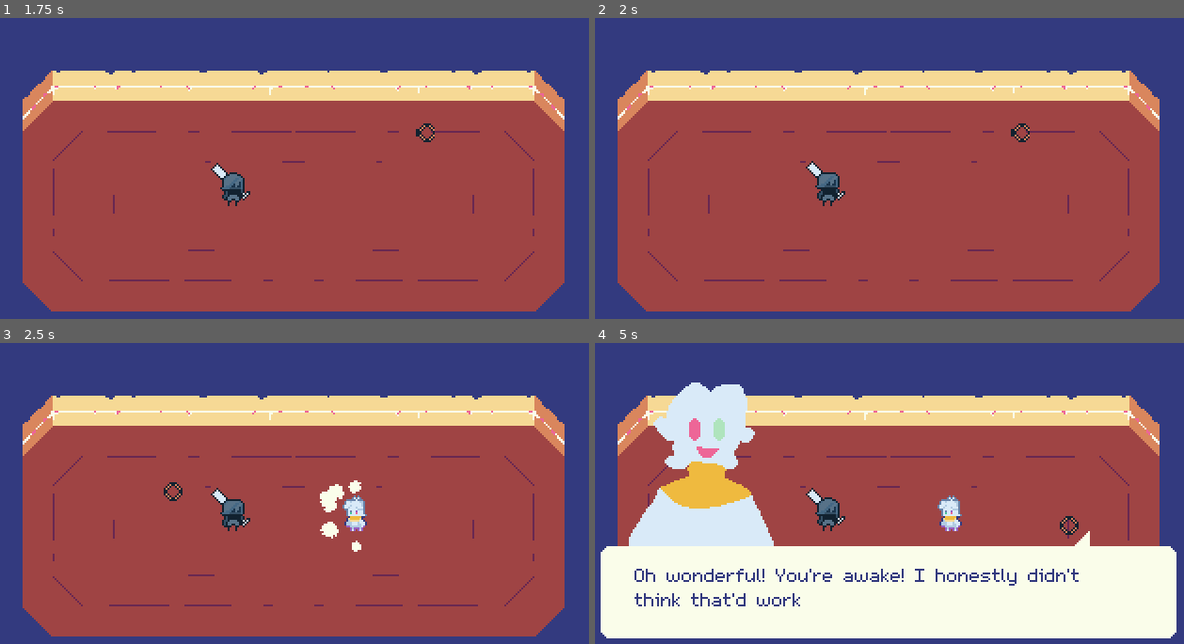
Above: before the commit, frames 1-4 (two rows, left to right).
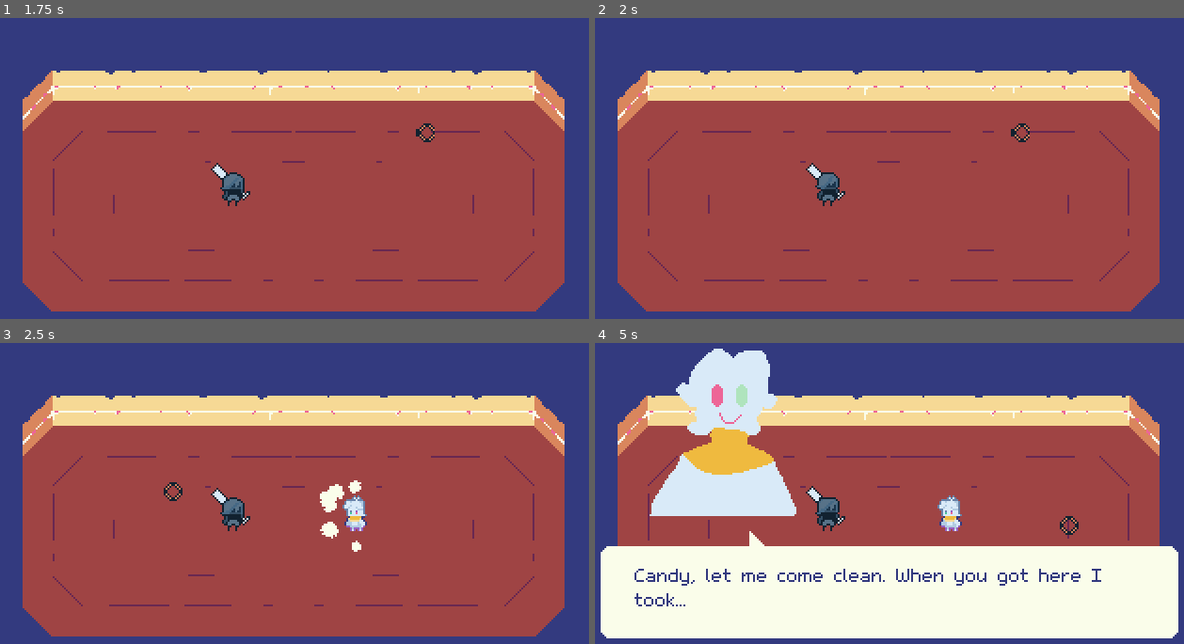
Above: after the commit, the same moments.

Repository: studio-starlight/brackeys-26-1
Game: Godot game, scene res://Scenes/Levels/main_menu.tscn
Same seed, same stepped clock (60 frames per second), same inputs: the game is played once before the commit and once after it.
Inputs (mouse positions are in pixels of both pictures, inside the frame that each line leads up to):
- Up to frame 1 (1.75 s): click "Play" at 0.5 s; move the mouse to (424, 132) at 1.27 s; press the mouse at (424, 132) at 1.28 s; hold D (right) from 1.28 s (still down)
- Up to frame 2 (2 s): keep holding D (right)
- Up to frame 3 (2.5 s): move the mouse to (170, 490) at 2.02 s; release D (right) at 2.03 s; release the mouse at (170, 490) at 2.03 s; hold S (down) from 2.03 s (still down); click (170, 490) at 2.1 s
- Up to frame 4 (5 s): move the mouse to (948, 400) at 2.77 s; release S (down) at 2.78 s; press the mouse at (948, 400) at 2.78 s; hold D (right) 2.78-3.53 s; move the mouse to (860, 541) at 3.52 s; release the mouse at (860, 541) at 3.53 s; hold W (up) 3.53-4.28 s; click (860, 541) at 3.6 s; move the mouse to (1072, 526) at 4.27 s; press the mouse at (1072, 526) at 4.28 s; hold A (left) from 4.28 s (still down); tap Q (cancel) at 4.9 s

Frame 1 is identical in both runs. In frame 2, 0.1% of the frame differs, in the area x 35-42%, y 47-57%; in frame 3, less than 0.1%; in frame 4, 11%, in the area x 5-100%, y 1-99%.

Commit message:
Cutscenes, always cutscens, too many

Diff:
--- a/Resources/Cutscene/CutsceneTextData.gd
+++ b/Resources/Cutscene/CutsceneTextData.gd
@@ -11,3 +11,5 @@
 @export var text_volume_db: int
 @export var text_volume_pitch_min: float = 0.85
 @export var text_volume_pitch_max: float = 1.15
+
+@export var skippable : bool = true
--- /dev/null
+++ b/Scenes/Levels/ending.tscn
@@ -0,0 +1,92 @@
+[gd_scene format=3 uid="uid://rrb7pym67kro"]
+
+[ext_resource type="Script" uid="uid://d1g2yjeagpwlj" path="res://Scripts/Systems/ending.gd" id="1_bfbvn"]
+[ext_resource type="Texture2D" uid="uid://b5lkg0wxhgb04" path="res://Graphics/User Interface/sprite_blue.png" id="2_iaai7"]
+[ext_resource type="Theme" uid="uid://ba3ofuhdx02cr" path="res://Resources/Themes/main_theme.tres" id="3_rwivm"]
+
+[sub_resource type="Animation" id="Animation_c1jus"]
+length = 0.001
+tracks/0/type = "value"
+tracks/0/imported = false
+tracks/0/enabled = true
+tracks/0/path = NodePath("Label:visible")
+tracks/0/interp = 1
+tracks/0/loop_wrap = true
+tracks/0/keys = {
+"times": PackedFloat32Array(0),
+"transitions": PackedFloat32Array(1),
+"update": 1,
+"values": [false]
+}
+tracks/1/type = "value"
+tracks/1/imported = false
+tracks/1/enabled = true
+tracks/1/path = NodePath("Label:text")
+tracks/1/interp = 1
+tracks/1/loop_wrap = true
+tracks/1/keys = {
+"times": PackedFloat32Array(0),
+"transitions": PackedFloat32Array(1),
+"update": 1,
+"values": ["A Game By
+Starvalight"]
+}
+
+[sub_resource type="Animation" id="Animation_03fdi"]
+resource_name = "ending"
+length = 15.0
+step = 0.1
+tracks/0/type = "value"
+tracks/0/imported = false
+tracks/0/enabled = true
+tracks/0/path = NodePath("Label:visible")
+tracks/0/interp = 1
+tracks/0/loop_wrap = true
+tracks/0/keys = {
+"times": PackedFloat32Array(0, 5, 8, 10, 13),
+"transitions": PackedFloat32Array(1, 1, 1, 1, 1),
+"update": 1,
+"values": [false, true, false, true, false]
+}
+tracks/1/type = "value"
+tracks/1/imported = false
+tracks/1/enabled = true
+tracks/1/path = NodePath("Label:text")
+tracks/1/interp = 1
+tracks/1/loop_wrap = true
+tracks/1/keys = {
+"times": PackedFloat32Array(5, 10),
+"transitions": PackedFloat32Array(1, 1),
+"update": 1,
+"values": ["A Game By
+Starvalight", "Thanks for
+Playing!"]
+}
+
+[sub_resource type="AnimationLibrary" id="AnimationLibrary_yg1g5"]
+_data = {
+&"RESET": SubResource("Animation_c1jus"),
+&"ending": SubResource("Animation_03fdi")
+}
+
+[node name="Ending" type="Node2D" unique_id=280771546]
+script = ExtResource("1_bfbvn")
+
+[node name="AnimationPlayer" type="AnimationPlayer" parent="." unique_id=370751292]
+libraries/ = SubResource("AnimationLibrary_yg1g5")
+autoplay = &"ending"
+
+[node name="Sprite2D" type="Sprite2D" parent="." unique_id=1790896214]
+texture = ExtResource("2_iaai7")
+centered = false
+
+[node name="Label" type="RichTextLabel" parent="." unique_id=3037499]
+visible = false
+offset_top = -8.0
+offset_right = 320.0
+offset_bottom = 176.0
+theme = ExtResource("3_rwivm")
+text = "A Game By
+Starvalight"
+horizontal_alignment = 1
+vertical_alignment = 1
--- a/Scenes/Levels/game.tscn
+++ b/Scenes/Levels/game.tscn
@@ -13,18 +13,22 @@
 [ext_resource type="Script" uid="uid://dg44yqyt36m2x" path="res://Resources/Cutscene/CutsceneTextData.gd" id="7_xdwyp"]
 [ext_resource type="Texture2D" uid="uid://bhy3i0vrdtydc" path="res://Graphics/User Interface/sprite_textbox.png" id="8_dw2ve"]
 [ext_resource type="Texture2D" uid="uid://ibveqrn4nbsu" path="res://Graphics/User Interface/sprite_talking.png" id="8_t7urq"]
+[ext_resource type="Texture2D" uid="uid://62hbtibpyqmb" path="res://Graphics/Talking/sprite_cane_talking_happy.png" id="9_2j1fn"]
 [ext_resource type="FontFile" uid="uid://45p1fy2s4urb" path="res://Graphics/Fonts/m5x7.ttf" id="9_8u2a7"]
 [ext_resource type="AudioStream" uid="uid://ehdpp6r3prkq" path="res://Audio/Sounds/sound_enemy_defeated.wav" id="10_i0w65"]
 [ext_resource type="Script" uid="uid://ddkoy6vp3mmqo" path="res://Scripts/Systems/hud.gd" id="10_q2try"]
 [ext_resource type="AudioStream" uid="uid://lutgg5ejxcum" path="res://Audio/Sounds/sound_dialogue.wav" id="10_qmmh8"]
 [ext_resource type="Texture2D" uid="uid://cmc84m685p481" path="res://Graphics/Characters/sprite_cane.png" id="10_rar5s"]
+[ext_resource type="Texture2D" uid="uid://bfo61lf2ijky1" path="res://Graphics/Talking/sprite_cane_talking_normal.png" id="10_y13qf"]
 [ext_resource type="Texture2D" uid="uid://d3xk3xsbdey3q" path="res://Graphics/Effects/sprite_bullet.png" id="11_i0w65"]
+[ext_resource type="Texture2D" uid="uid://mn2xkie57p5k" path="res://Graphics/Talking/sprite_cane_talking_nervous.png" id="11_p2x0k"]
 [ext_resource type="Texture2D" uid="uid://vlvfe3oe2u8p" path="res://Graphics/Enviornments/sprite_background.png" id="11_xdwyp"]
 [ext_resource type="PackedScene" uid="uid://btm63jdl3vwm6" path="res://Scenes/Objects/enemy_shooter.tscn" id="12_3jpjc"]
 [ext_resource type="Script" uid="uid://bar5ud07elybb" path="res://Scripts/Systems/pause_manager.gd" id="13_8u2a7"]
 [ext_resource type="Texture2D" uid="uid://cx4u4kpk7j5jl" path="res://Graphics/User Interface/sprite_pausebox.png" id="14_e8oij"]
 [ext_resource type="PackedScene" uid="uid://dhnfed0gjaehd" path="res://Scenes/Objects/enemy_charger.tscn" id="14_x1q52"]
 [ext_resource type="Theme" uid="uid://ba3ofuhdx02cr" path="res://Resources/Themes/main_theme.tres" id="15_gqwak"]
+[ext_resource type="Texture2D" uid="uid://d4bbfp6blyq54" path="res://Graphics/Talking/sprite_cane_talking_blush.png" id="15_y13qf"]
 [ext_resource type="Script" uid="uid://85pv8b7m5k0s" path="res://Scenes/Systems/upgrade_manager.gd" id="24_rar5s"]
 [ext_resource type="Script" uid="uid://cjjqrbvu6qkhv" path="res://Resources/Upgrades/upgrade_data.gd" id="26_cppk6"]
 [ext_resource type="Script" uid="uid://qa1djvfk32rq" path="res://Resources/Upgrades/attack_upgrade.gd" id="27_17vb1"]
@@ -33,6 +37,110 @@
 [ext_resource type="Script" uid="uid://bwlmktm7xm282" path="res://Scripts/Objects/upgrade_button.gd" id="30_17vb1"]
 [ext_resource type="Script" uid="uid://udfwxfwafxty" path="res://Scripts/Systems/bat_cuscene_event.gd" id="31_kv0vm"]
 
+[sub_resource type="Resource" id="Resource_m78ch"]
+script = ExtResource("7_ht0kt")
+animation_name = "beginning"
+hide_dialogue_box = true
+wait_for_animation_finished = true
+metadata/_custom_type_script = "uid://csb4hvs2xwugx"
+
+[sub_resource type="Resource" id="Resource_h61fh"]
+script = ExtResource("7_ht0kt")
+animation_name = "cane_poof_enter"
+hide_dialogue_box = true
+wait_for_animation_finished = true
+metadata/_custom_type_script = "uid://csb4hvs2xwugx"
+
+[sub_resource type="Resource" id="Resource_053me"]
+script = ExtResource("7_xdwyp")
+speaker_img = ExtResource("8_t7urq")
+speaker_img_Hframes = 2
+speaker_img_rest_frame = 1
+text = "Candy, let me come clean. When you got here I took..."
+metadata/_custom_type_script = "uid://dg44yqyt36m2x"
+
+[sub_resource type="Resource" id="Resource_11nt7"]
+script = ExtResource("7_xdwyp")
+speaker_img = ExtResource("8_t7urq")
+speaker_img_Hframes = 2
+speaker_img_rest_frame = 1
+text = "..."
+metadata/_custom_type_script = "uid://dg44yqyt36m2x"
+
+[sub_resource type="Resource" id="Resource_bhj4t"]
+script = ExtResource("7_xdwyp")
+speaker_img = ExtResource("8_t7urq")
+speaker_img_Hframes = 2
+speaker_img_rest_frame = 1
+text = "Where did you get that?"
+metadata/_custom_type_script = "uid://dg44yqyt36m2x"
+
+[sub_resource type="Resource" id="Resource_7ifkr"]
+script = ExtResource("7_xdwyp")
+speaker_img = ExtResource("8_t7urq")
+speaker_img_Hframes = 2
+speaker_img_rest_frame = 1
+text = "Candy?"
+metadata/_custom_type_script = "uid://dg44yqyt36m2x"
+
+[sub_resource type="Resource" id="Resource_kxnk1"]
+script = ExtResource("7_ht0kt")
+animation_name = "candy_get_closer"
+hide_dialogue_box = true
+wait_for_animation_finished = true
+metadata/_custom_type_script = "uid://csb4hvs2xwugx"
+
+[sub_resource type="Resource" id="Resource_ibw16"]
+script = ExtResource("7_xdwyp")
+speaker_img = ExtResource("8_t7urq")
+speaker_img_Hframes = 2
+speaker_img_rest_frame = 1
+text = "Candy, you're getting too close..."
+metadata/_custom_type_script = "uid://dg44yqyt36m2x"
+
+[sub_resource type="Resource" id="Resource_dejn0"]
+script = ExtResource("7_xdwyp")
+speaker_img = ExtResource("8_t7urq")
+speaker_img_Hframes = 2
+speaker_img_rest_frame = 1
+text = "Candy, I'm feeling it again. Just like before..."
+metadata/_custom_type_script = "uid://dg44yqyt36m2x"
+
+[sub_resource type="Resource" id="Resource_4q5q3"]
+script = ExtResource("7_xdwyp")
+speaker_img = ExtResource("8_t7urq")
+speaker_img_Hframes = 2
+speaker_img_rest_frame = 1
+text = "My heart racing..."
+metadata/_custom_type_script = "uid://dg44yqyt36m2x"
+
+[sub_resource type="Resource" id="Resource_wbsfb"]
+script = ExtResource("7_xdwyp")
+speaker_img = ExtResource("8_t7urq")
+speaker_img_Hframes = 2
+speaker_img_rest_frame = 1
+text = "Candy, this feeling. It must be!"
+metadata/_custom_type_script = "uid://dg44yqyt36m2x"
+
+[sub_resource type="Resource" id="Resource_2gwb5"]
+script = ExtResource("7_ht0kt")
+animation_name = "final"
+metadata/_custom_type_script = "uid://csb4hvs2xwugx"
+
+[sub_resource type="Resource" id="Resource_t8jm3"]
+script = ExtResource("7_xdwyp")
+speaker_img = ExtResource("8_t7urq")
+speaker_img_Hframes = 2
+speaker_img_rest_frame = 1
+text = "It must be lo-"
+skippable = false
+metadata/_custom_type_script = "uid://dg44yqyt36m2x"
+
+[sub_resource type="Resource" id="Resource_k8seg"]
+script = ExtResource("3_q2try")
+cutscene_data = Array[ExtResource("3_c11q5")]([SubResource("Resource_m78ch"), SubResource("Resource_h61fh"), SubResource("Resource_053me"), SubResource("Resource_11nt7"), SubResource("Resource_bhj4t"), SubResource("Resource_7ifkr"), SubResource("Resource_kxnk1"), SubResource("Resource_ibw16"), SubResource("Resource_dejn0"), SubResource("Resource_4q5q3"), SubResource("Resource_wbsfb"), SubResource("Resource_2gwb5"), SubResource("Resource_t8jm3")])
+metadata/_custom_type_script = "uid://vd74rdt82yon"
+
 [sub_resource type="Resource" id="Resource_rfqhp"]
 script = ExtResource("7_ht0kt")
 animation_name = "beginning"
@@ -49,87 +157,67 @@
 
 [sub_resource type="Resource" id="Resource_ahqd5"]
 script = ExtResource("7_xdwyp")
-speaker_img = ExtResource("8_t7urq")
-speaker_img_Hframes = 2
+speaker_img = ExtResource("9_2j1fn")
 text = "Oh wonderful! You're awake! I honestly didn't think that'd work"
 metadata/_custom_type_script = "uid://dg44yqyt36m2x"
 
 [sub_resource type="Resource" id="Resource_dw2ve"]
 script = ExtResource("7_xdwyp")
-speaker_img = ExtResource("8_t7urq")
-speaker_img_Hframes = 2
+speaker_img = ExtResource("10_y13qf")
 text = "Greetings, my name is Cane. "
 metadata/_custom_type_script = "uid://dg44yqyt36m2x"
 
 [sub_resource type="Resource" id="Resource_2j1fn"]
 script = ExtResource("7_xdwyp")
-speaker_img = ExtResource("8_t7urq")
-speaker_img_Hframes = 2
-speaker_img_rest_frame = 1
+speaker_img = ExtResource("10_y13qf")
 text = "You may recognize my face but we've never been able to talk haven't we?"
 metadata/_custom_type_script = "uid://dg44yqyt36m2x"
 
 [sub_resource type="Resource" id="Resource_y13qf"]
 script = ExtResource("7_xdwyp")
-speaker_img = ExtResource("8_t7urq")
-speaker_img_Hframes = 2
-speaker_img_rest_frame = 1
+speaker_img = ExtResource("10_y13qf")
 text = "I've wanted to know for quite a while now but, what is your name?"
 metadata/_custom_type_script = "uid://dg44yqyt36m2x"
 
 [sub_resource type="Resource" id="Resource_p2x0k"]
 script = ExtResource("7_xdwyp")
-speaker_img = ExtResource("8_t7urq")
-speaker_img_Hframes = 2
-speaker_img_rest_frame = 1
+speaker_img = ExtResource("9_2j1fn")
 text = "... Candy? What a lovely name!"
 metadata/_custom_type_script = "uid://dg44yqyt36m2x"
 
 [sub_resource type="Resource" id="Resource_b2sh1"]
 script = ExtResource("7_xdwyp")
-speaker_img = ExtResource("8_t7urq")
-speaker_img_Hframes = 2
-speaker_img_rest_frame = 1
+speaker_img = ExtResource("10_y13qf")
 text = "I know you must be confused, but simply know that all I seek is to help you."
 metadata/_custom_type_script = "uid://dg44yqyt36m2x"
 
 [sub_resource type="Resource" id="Resource_bpyde"]
 script = ExtResource("7_xdwyp")
-speaker_img = ExtResource("8_t7urq")
-speaker_img_Hframes = 2
-speaker_img_rest_frame = 1
+speaker_img = ExtResource("11_p2x0k")
 text = "I know you are struggling right now..."
 metadata/_custom_type_script = "uid://dg44yqyt36m2x"
 
 [sub_resource type="Resource" id="Resource_1qpl0"]
 script = ExtResource("7_xdwyp")
-speaker_img = ExtResource("8_t7urq")
-speaker_img_Hframes = 2
-speaker_img_rest_frame = 1
+speaker_img = ExtResource("9_2j1fn")
 text = "So I hope to take some of the burden of your shoulders by providing a way for you to have fun!"
 metadata/_custom_type_script = "uid://dg44yqyt36m2x"
 
 [sub_resource type="Resource" id="Resource_t61ei"]
 script = ExtResource("7_xdwyp")
-speaker_img = ExtResource("8_t7urq")
-speaker_img_Hframes = 2
-speaker_img_rest_frame = 1
-text = "Candy! This arena was constructed just for you, a simple place where you can have fun with everyone."
+speaker_img = ExtResource("10_y13qf")
+text = "Candy! This arena was constructed just for you, a simple place where you can have fun."
 metadata/_custom_type_script = "uid://dg44yqyt36m2x"
 
 [sub_resource type="Resource" id="Resource_wmjq7"]
 script = ExtResource("7_xdwyp")
-speaker_img = ExtResource("8_t7urq")
-speaker_img_Hframes = 2
-speaker_img_rest_frame = 1
+speaker_img = ExtResource("10_y13qf")
 text = "So, won't you play? "
 metadata/_custom_type_script = "uid://dg44yqyt36m2x"
 
 [sub_resource type="Resource" id="Resource_2m0yh"]
 script = ExtResource("7_xdwyp")
-speaker_img = ExtResource("8_t7urq")
-speaker_img_Hframes = 2
-speaker_img_rest_frame = 1
+speaker_img = ExtResource("9_2j1fn")
 text = "... Excellent! Now, let's begin!"
 metadata/_custom_type_script = "uid://dg44yqyt36m2x"
 
@@ -782,97 +870,6 @@
 [sub_resource type="Resource" id="Resource_gjmp0"]
 script = ExtResource("3_q2try")
 cutscene_data = Array[ExtResource("3_c11q5")]([SubResource("Resource_0k771"), SubResource("Resource_qu0oq"), SubResourc …(207 unchanged characters)…
-metadata/_custom_type_script = "uid://vd74rdt82yon"
-
-[sub_resource type="Resource" id="Resource_m78ch"]
-script = ExtResource("7_ht0kt")
-animation_name = "beginning"
-hide_dialogue_box = true
-wait_for_animation_finished = true
-metadata/_custom_type_script = "uid://csb4hvs2xwugx"
-
-[sub_resource type="Resource" id="Resource_h61fh"]
-script = ExtResource("7_ht0kt")
-animation_name = "cane_poof_enter"
-hide_dialogue_box = true
-wait_for_animation_finished = true
-metadata/_custom_type_script = "uid://csb4hvs2xwugx"
-
-[sub_resource type="Resource" id="Resource_053me"]
-script = ExtResource("7_xdwyp")
-speaker_img = ExtResource("8_t7urq")
-speaker_img_Hframes = 2
-speaker_img_rest_frame = 1
-text = "Candy, let me come clean. When you got here I took..."
-metadata/_custom_type_script = "uid://dg44yqyt36m2x"
-
-[sub_resource type="Resource" id="Resource_11nt7"]
-script = ExtResource("7_xdwyp")
-speaker_img = ExtResource("8_t7urq")
-speaker_img_Hframes = 2
-speaker_img_rest_frame = 1
-text = "..."
-metadata/_custom_type_script = "uid://dg44yqyt36m2x"
-
-[sub_resource type="Resource" id="Resource_bhj4t"]
-script = ExtResource("7_xdwyp")
-speaker_img = ExtResource("8_t7urq")
-speaker_img_Hframes = 2
-speaker_img_rest_frame = 1
-text = "Where did you get that?"
-metadata/_custom_type_script = "uid://dg44yqyt36m2x"
-
-[sub_resource type="Resource" id="Resource_7ifkr"]
-script = ExtResource("7_xdwyp")
-speaker_img = ExtResource("8_t7urq")
-speaker_img_Hframes = 2
-speaker_img_rest_frame = 1
-text = "Candy?"
-metadata/_custom_type_script = "uid://dg44yqyt36m2x"
-
-[sub_resource type="Resource" id="Resource_ibw16"]
-script = ExtResource("7_xdwyp")
-speaker_img = ExtResource("8_t7urq")
-speaker_img_Hframes = 2
-speaker_img_rest_frame = 1
-text = "Candy, you're getting too close..."
-metadata/_custom_type_script = "uid://dg44yqyt36m2x"
-
-[sub_resource type="Resource" id="Resource_dejn0"]
-script = ExtResource("7_xdwyp")
-speaker_img = ExtResource("8_t7urq")
-speaker_img_Hframes = 2
-speaker_img_rest_frame = 1
-text = "Candy, I'm feeling it again. Just like before..."
-metadata/_custom_type_script = "uid://dg44yqyt36m2x"
-
-[sub_resource type="Resource" id="Resource_4q5q3"]
-script = ExtResource("7_xdwyp")
-speaker_img = ExtResource("8_t7urq")
-speaker_img_Hframes = 2
-speaker_img_rest_frame = 1
-text = "My heart racing..."
-metadata/_custom_type_script = "uid://dg44yqyt36m2x"
-
-[sub_resource type="Resource" id="Resource_wbsfb"]
-script = ExtResource("7_xdwyp")
-speaker_img = ExtResource("8_t7urq")
-speaker_img_Hframes = 2
-speaker_img_rest_frame = 1
-text = "Candy, this feeling. It must be!"
-metadata/_custom_type_script = "uid://dg44yqyt36m2x"
-
-[sub_resource type="Resource" id="Resource_t8jm3"]
-script = ExtResource("7_xdwyp")
-speaker_img = ExtResource("8_t7urq")
-speaker_img_Hframes = 2
-speaker_img_rest_frame = 1
-text = "It must be lo-"
-metadata/_custom_type_script = "uid://dg44yqyt36m2x"
-
-[sub_resource type="Resource" id="Resource_k8seg"]
-script = ExtResource("3_q2try")
-cutscene_data = Array[ExtResource("3_c11q5")]([SubResource("Resource_m78ch"), SubResource("Resource_h61fh"), SubResource("Resource_053me"), SubResource("Resource_11nt7"), SubResource("Resource_bhj4t"), SubResource("Resource_7ifkr"), SubResource("Resource_ibw16"), SubResource("Resource_dejn0"), SubResource("Resource_4q5q3"), SubResource("Resource_wbsfb"), SubResource("Resource_t8jm3")])
 metadata/_custom_type_script = "uid://vd74rdt82yon"
 
 [sub_resource type="Animation" id="Animation_l1e6r"]
@@ -901,6 +898,30 @@
 "update": 1,
 "values": [false]
 }
+tracks/2/type = "value"
+tracks/2/imported = false
+tracks/2/enabled = true
+tracks/2/path = NodePath("../Player:position")
+tracks/2/interp = 1
+tracks/2/loop_wrap = true
+tracks/2/keys = {
+"times": PackedFloat32Array(0),
+"transitions": PackedFloat32Array(1),
+"update": 0,
+"values": [Vector2(128, 120)]
+}
+tracks/3/type = "value"
+tracks/3/imported = false
+tracks/3/enabled = true
+tracks/3/path = NodePath("CaneSprite:position")
+tracks/3/interp = 1
+tracks/3/loop_wrap = true
+tracks/3/keys = {
+"times": PackedFloat32Array(0),
+"transitions": PackedFloat32Array(1),
+"update": 0,
+"values": [Vector2(192, 120)]
+}
 
 [sub_resource type="Animation" id="Animation_cppk6"]
 resource_name = "beginning"
@@ -917,6 +938,52 @@
 "values": [false]
 }
 
+[sub_resource type="Animation" id="Animation_b2sh1"]
+resource_name = "candy_get_closer"
+length = 2.0
+step = 0.1
+tracks/0/type = "value"
+tracks/0/imported = false
+tracks/0/enabled = true
+tracks/0/path = NodePath("../Player:position")
+tracks/0/interp = 1
+tracks/0/loop_wrap = true
+tracks/0/keys = {
+"times": PackedFloat32Array(0, 2),
+"transitions": PackedFloat32Array(1, 1),
+"update": 0,
+"values": [Vector2(128, 120), Vector2(184, 120)]
+}
+tracks/1/type = "value"
+tracks/1/imported = false
+tracks/1/enabled = true
+tracks/1/path = NodePath("CaneSprite:position")
+tracks/1/interp = 1
+tracks/1/loop_wrap = true
+tracks/1/keys = {
+"times": PackedFloat32Array(0, 2),
+"transitions": PackedFloat32Array(1, 1),
+"update": 0,
+"values": [Vector2(192, 120), Vector2(208, 120)]
+}
+tracks/2/type = "method"
+tracks/2/imported = false
+tracks/2/enabled = true
+tracks/2/path = NodePath("../Player")
+tracks/2/interp = 1
+tracks/2/loop_wrap = true
+tracks/2/keys = {
+"times": PackedFloat32Array(0, 2),
+"transitions": PackedFloat32Array(1, 1),
+"values": [{
+"args": ["run", true],
+"method": &"play_animation"
+}, {
+"args": ["idle", true],
+"method": &"play_animation"
+}]
+}
+
 [sub_resource type="Animation" id="Animation_17vb1"]
 resource_name = "cane_poof_enter"
 tracks/0/type = "value"
@@ -1012,12 +1079,33 @@
 }
 tracks/2/use_blend = true
 
+[sub_resource type="Animation" id="Animation_p2x0k"]
+resource_name = "final"
+length = 0.8
+step = 0.1
+tracks/0/type = "method"
+tracks/0/imported = false
+tracks/0/enabled = true
+tracks/0/path = NodePath("..")
+tracks/0/interp = 1
+tracks/0/loop_wrap = true
+tracks/0/keys = {
+"times": PackedFloat32Array(0.8),
+"transitions": PackedFloat32Array(1),
+"values": [{
+"args": [],
+"method": &"end_game"
+}]
+}
+
 [sub_resource type="AnimationLibrary" id="AnimationLibrary_kv0vm"]
 _data = {
 &"RESET": SubResource("Animation_l1e6r"),
 &"beginning": SubResource("Animation_cppk6"),
+&"candy_get_closer": SubResource("Animation_b2sh1"),
 &"cane_poof_enter": SubResource("Animation_17vb1"),
-&"cane_poof_exit": SubResource("Animation_ht0kt")
+&"cane_poof_exit": SubResource("Animation_ht0kt"),
+&"final": SubResource("Animation_p2x0k")
 }
 
 [sub_resource type="Curve" id="Curve_i0w65"]
@@ -1145,6 +1233,7 @@
 [node name="Game" type="Node2D" unique_id=794865982]
 y_sort_enabled = true
 script = ExtResource("1_yla1s")
+delay_between_cutscenes = null
 
 [node name="Player" parent="." unique_id=451226399 groups=["player"] instance=ExtResource("1_ds3o4")]
 position = Vector2(128, 120)
@@ -1155,7 +1244,7 @@
 
 [node name="CutsceneManager" type="Node2D" parent="." unique_id=741662303]
 script = ExtResource("1_72uep")
-cutscenes = Array[ExtResource("3_q2try")]([SubResource("Resource_8u2a7"), SubResource("Resource_gqwak"), SubResource("Resource_quh40"), SubResource("Resource_a4aho"), SubResource("Resource_0yyd6"), SubResource("Resource_l5olg"), SubResource("Resource_dob3i"), SubResource("Resource_o8u4u"), SubResource("Resource_tkk3r"), SubResource("Resource_gjmp0"), SubResource("Resource_k8seg")])
+cutscenes = Array[ExtResource("3_q2try")]([SubResource("Resource_k8seg"), SubResource("Resource_8u2a7"), SubResource("Resource_gqwak"), SubResource("Resource_quh40"), SubResource("Resource_a4aho"), SubResource("Resource_0yyd6"), SubResource("Resource_l5olg"), SubResource("Resource_dob3i"), SubResource("Resource_o8u4u"), SubResource("Resource_tkk3r"), SubResource("Resource_gjmp0")])
 
 [node name="SoundEffectPlayer" type="AudioStreamPlayer" parent="CutsceneManager" unique_id=269904706]
 max_polyphony = 5
@@ -1183,7 +1272,6 @@
 [node name="CutsceneDelayTimer" type="Timer" parent="CutsceneManager" unique_id=1107802549]
 
 [node name="Dialogue" type="TextureRect" parent="CutsceneManager" unique_id=250755429]
-visible = false
 z_index = 1000
 offset_top = 112.0
 offset_right = 320.0
@@ -1191,6 +1279,7 @@
 texture = ExtResource("8_dw2ve")
 
 [node name="Speaker" type="Control" parent="CutsceneManager/Dialogue" unique_id=129228589]
+z_index = -1
 layout_mode = 1
 anchors_preset = 7
 anchor_left = 0.5
@@ -1205,9 +1294,8 @@
 grow_vertical = 0
 
 [node name="SpeakerSprite" type="Sprite2D" parent="CutsceneManager/Dialogue/Speaker" unique_id=219369283]
-position = Vector2(28, 16)
-texture = ExtResource("8_t7urq")
-hframes = 2
+texture = ExtResource("15_y13qf")
+offset = Vector2(40, 0)
 
 [node name="Margins" type="MarginContainer" parent="CutsceneManager/Dialogue" unique_id=1077631019]
 layout_mode = 0
--- a/Scripts/Objects/player.gd
+++ b/Scripts/Objects/player.gd
@@ -24,6 +24,10 @@
 @onready var pivot: Node2D = $Pivot
 @onready var animator: AnimationPlayer = $Animator
 @onready var hit_animator: AnimationPlayer = $HitAnimator
+
+func play_animation(animation_name : String, face_right : bool) -> void:
+	animator.play(animation_name)
+	$Sprite.flip_h = !face_right
 
 func take_damage(damage_amount : int) -> void:
 	stats.health -= damage_amount
@@ -53,7 +57,6 @@
 
 func _physics_process(_delta: float) -> void:
 	if disabled:
-		animator.play("idle")
 		if facing_right:
 			$Sprite.flip_h = false
 		else:
--- a/Scripts/Systems/cutscene_manager.gd
+++ b/Scripts/Systems/cutscene_manager.gd
@@ -118,7 +118,7 @@
 	var character_timer: float = 0.0
 
 	while dialogue_text.visible_characters < total_characters:
-		if Input.is_action_just_pressed("cancel"):
+		if Input.is_action_just_pressed("cancel") && i.skippable:
 			dialogue_text.visible_characters = total_characters
 			break
 
--- /dev/null
+++ b/Scripts/Systems/ending.gd
@@ -0,0 +1,9 @@
+extends Node2D
+
+@onready var animation_player: AnimationPlayer = $AnimationPlayer
+
+func _ready() -> void:
+	animation_player.animation_finished.connect(_on_ending_finished)
+
+func _on_ending_finished(animation_name : String) -> void:
+	TransitionManager.play_transition("slide_exit", "res://Scenes/Levels/main_menu.tscn")
--- a/Scripts/Systems/game.gd
+++ b/Scripts/Systems/game.gd
@@ -45,8 +45,11 @@
 	hud.visible = false
 	var tween : Tween = get_tree().create_tween()
 	tween.tween_property(player, "global_position", player_cutsene_marker.global_position, 1.0)
-	player.facing_right = true
+	player.play_animation("idle", true)
 	cutscene_manager.start_cutscene(GameManager.current_story_event)
+
+func end_game() -> void:
+	get_tree().change_scene_to_file("res://Scenes/Levels/ending.tscn")
 
 func _on_cutscene_end() -> void:
 	GameManager.advance_story_event()
Binary file added: Graphics/Talking/sprite_cane_talking_blush.png
Not shown, added: Graphics/Talking/sprite_cane_talking_blush.png.import
Binary file added: Graphics/Talking/sprite_cane_talking_happy.png
Not shown, added: Graphics/Talking/sprite_cane_talking_happy.png.import
Binary file added: Graphics/Talking/sprite_cane_talking_nervous.png
Not shown, added: Graphics/Talking/sprite_cane_talking_nervous.png.import
Binary file added: Graphics/Talking/sprite_cane_talking_normal.png
Not shown, added: Graphics/Talking/sprite_cane_talking_normal.png.import
Binary file added: Graphics/Talking/sprite_cane_talking_scared.png
Not shown, added: Graphics/Talking/sprite_cane_talking_scared.png.import
Binary file changed: Graphics/User Interface/sprite_textbox.png
Not shown, added: Scripts/Systems/ending.gd.uid
